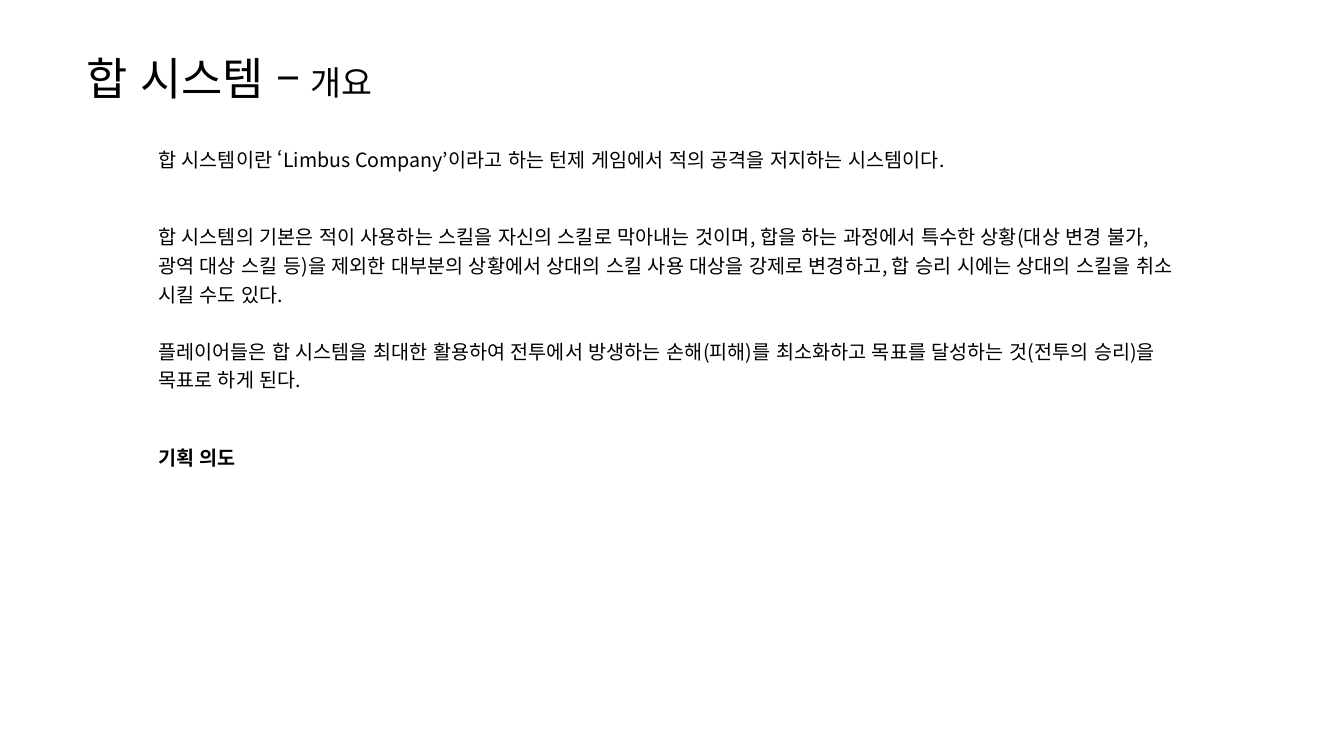
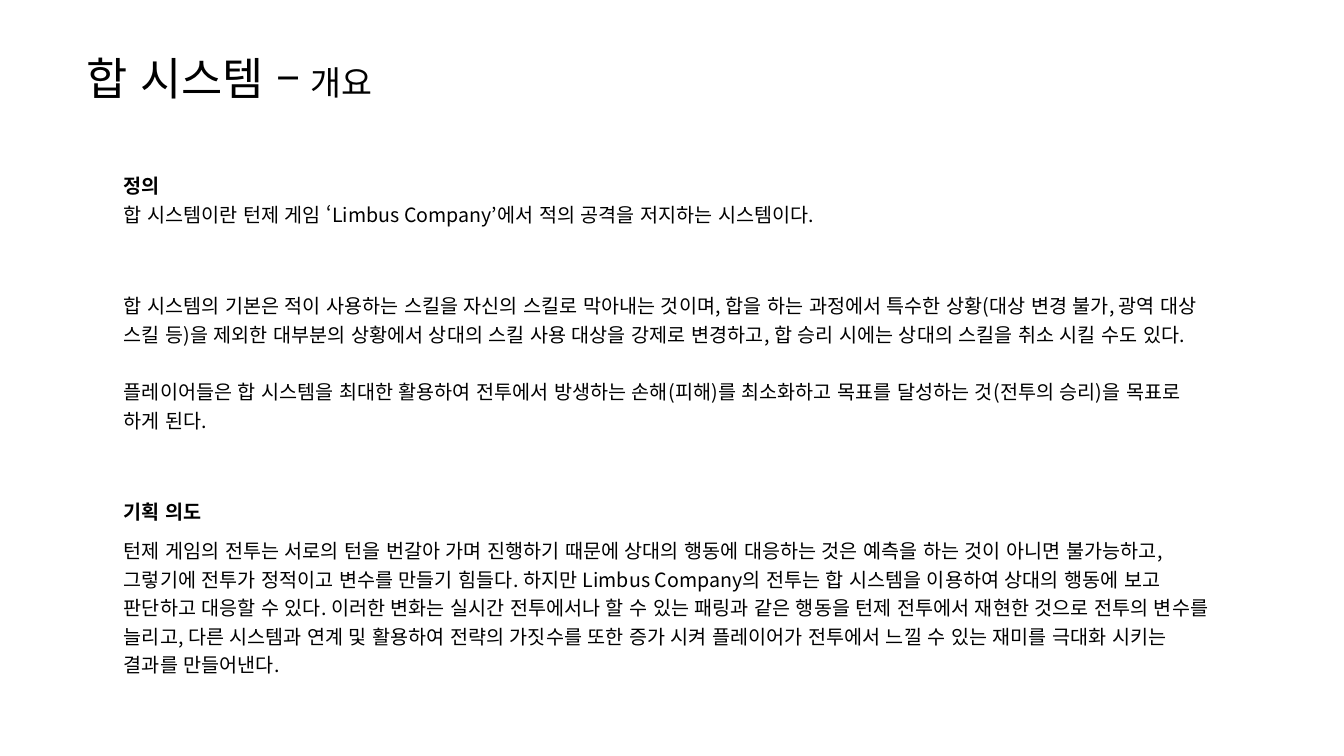
Before and after one commit to yjk0401/unityenginebasic_9th, a slide deck: slide 3 of 기획/림버스 컴퍼니/Limbus Company 합 시스템 역 기획서-윤정근.pptx. Drawn at 1344x756 pixels with LibreOffice and Linux fonts; fonts in the diff are those of the drawing. Boxes give left, top, right and bottom in pixels: in the first picture for what was removed or moved away, otherwise in the second. Text is boxed around its words. In the diff, an @@ line names an element or a change of style, - is before the commit and + after.

```diff
--- a/기획/림버스 컴퍼니/Limbus Company 합 시스템 역 기획서-윤정근.pptx
+++ b/기획/림버스 컴퍼니/Limbus Company 합 시스템 역 기획서-윤정근.pptx
@@ table at (x1=114, y1=165, x2=1230, y2=678) @@
-row 1, column 1: 합 시스템이란 ‘Limbus Company’이라고 하는 턴제 게임에서 적의 공격을 저지하는 시스템이다.
+row 1, column 1: 정의 / 합 시스템이란 턴제 게임 ‘Limbus Company’에서 적의 공격을 저지하는 시스템이다.
-row 6, column 1: 
+row 6, column 1: 턴제 게임의 전투는 서로의 턴을 번갈아 가며 진행하기 때문에 상대의 행동에 대응하는 것은 예측을 하는 것이 아니면 불가능하고, 그렇기에 전투가 정적이고 변수를 만들기 힘들다. 하지만 Limbus Company의 전투는 합 시스템을 이용하여 상대의 행동에 보고 판단하고 대응할 수 있다. 이러한 변화는 실시간 전투에서나 할 수 있는 패링과 같은 행동을 턴제 전투에서 재현한 것으로 전투의 변수를 늘리고, 다른 시스템과 연계 및 활용하여 전략의 가짓수를 또한 증가 시켜 플레이어가 전투에서 느낄 수 있는 재미를 극대화 시키는 결과를 만들어낸다.
@@ table resized from (x1=148, y1=140, x2=1196, y2=471) to (x1=114, y1=165, x2=1230, y2=678) @@
```
Also in this commit, not shown: 4 other slides changed, 5 slides added, 1 other file.
